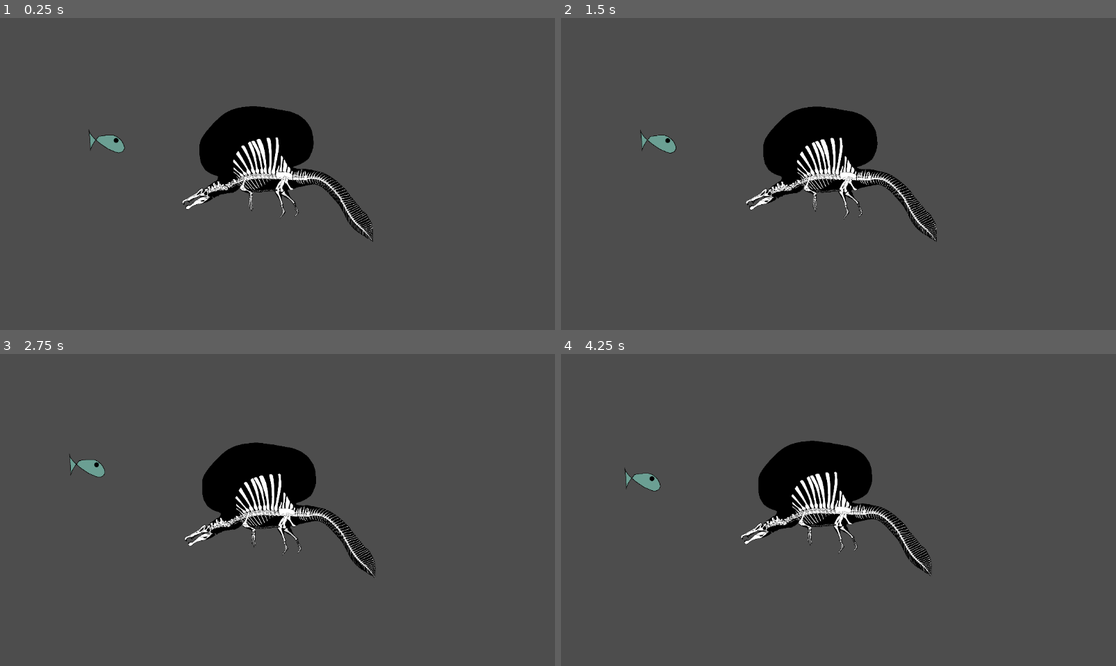
Above: before the commit, frames 1-4 (two rows, left to right).
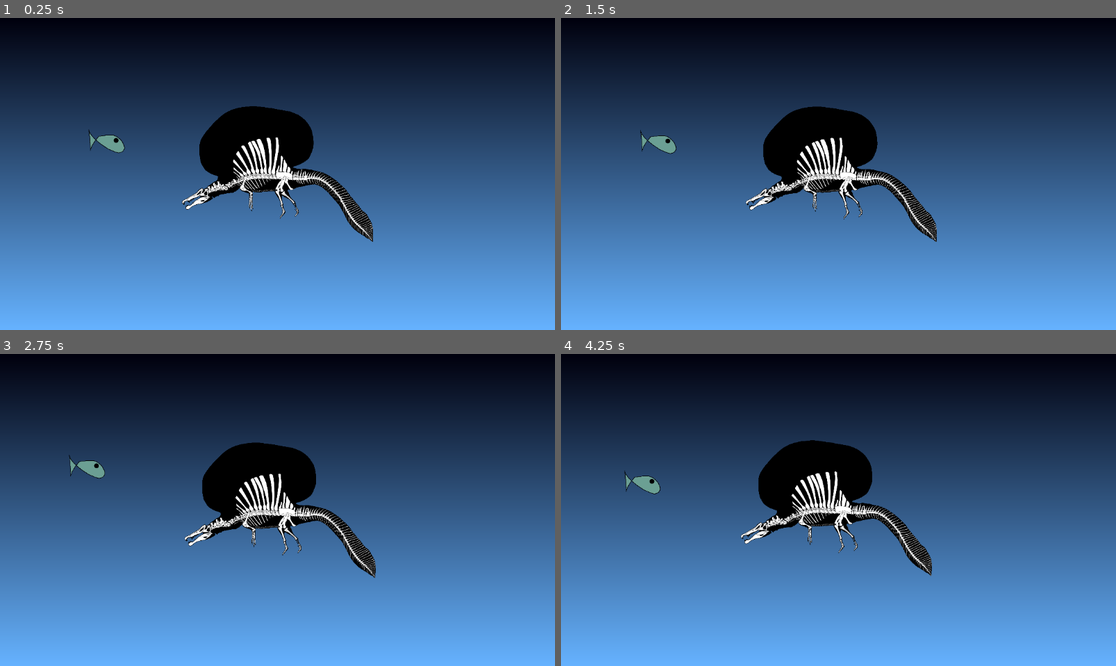
Above: after the commit, the same moments.

Repository: Chreld/BalloonSpinosaurous
Game: Godot game, scene res://playerMovements.tscn
Same seed, same stepped clock (60 frames per second), same inputs: the game is played once before the commit and once after it.
Inputs:
- Up to frame 1 (0.25 s): no input
- Up to frame 2 (1.5 s): tap Enter at 0.5 s; hold Right (ui_right) 0.53-1.28 s; hold Down (ui_down) from 1.28 s (still down)
- Up to frame 3 (2.75 s): release Down (ui_down) at 2.03 s; hold Right (ui_right) from 2.03 s (still down)
- Up to frame 4 (4.25 s): release Right (ui_right) at 2.78 s; hold Up (ui_up) 2.78-3.53 s; hold Left (ui_left) from 3.53 s (still down)

The runs differ from the first frame. In frame 1, 94% of the frame differs, in the area x 0-100%, y 0-100%; in frame 2, 94%; in frame 3, 95%; in frame 4, 95%.

Commit message:
Added sky to space background

Diff:
--- /dev/null
+++ b/backgroundShader.gdshader
@@ -0,0 +1,9 @@
+shader_type canvas_item;
+
+uniform vec4 bottom_color = vec4(0.4, 0.7, 1.0, 1.0); // ground
+uniform vec4 top_color = vec4(0.0, 0.0, 0.05, 1.0); // space
+
+void fragment() {
+    float t = SCREEN_UV.y;
+    COLOR = mix(top_color, bottom_color, t);
+}
--- /dev/null
+++ b/color_rect.gd
@@ -0,0 +1,16 @@
+extends ColorRect
+
+@export var max_height : float = 5000  # max height of your balloon
+@export var colors := [Color(0.0, 0.0, 0.2),  # dark blue at ground
+					   Color(0.4, 0.7, 1.0),  # lighter "thin air"
+					   Color(0.05, 0.05, 0.1)]  # very dark space
+
+func _process(delta):
+	var player = get_node("/root/MainScene/Player")  # adjust path
+	var t = clamp(player.global_position.y / max_height, 0, 1)
+
+	# Split the gradient into two segments
+	if t < 0.5:
+		color = colors[0].lerp(colors[1], t / 0.5)  # bottom to middle
+	else:
+		color = colors[1].lerp(colors[2], (t - 0.5) / 0.5)  # middle to top
--- a/player.gd
+++ b/player.gd
@@ -3,7 +3,7 @@
 @export var acceleration: float = 300.0
 @export var max_speed: float = 150.0
 @export var friction: float = 200.0
-@export var buoyancy: float = 50.0  # how strong the natural upward drift is
+@export var buoyancy: float = 100.0  # how strong the natural upward drift is
 
 func _physics_process(delta):
 	var input_dir = Vector2.ZERO
@@ -16,9 +16,9 @@
 
 	# Vertical control
 	if Input.is_action_pressed("ui_down"):
-		input_dir.y += 1   # vent gas = sink
+		input_dir.y += 1
 	elif Input.is_action_pressed("ui_up"):
-		input_dir.y -= 1   # extra lift (like releasing ballast)
+		input_dir.y -= 1
 
 	# Apply buoyancy (natural upward drift) when NOT pressing down
 	if not Input.is_action_pressed("ui_down"):
--- a/playerMovements.tscn
+++ b/playerMovements.tscn
@@ -1,25 +1,48 @@
-[gd_scene load_steps=4 format=3 uid="uid://d4hj25sgyhk2m"]
+[gd_scene load_steps=7 format=3 uid="uid://d4hj25sgyhk2m"]
 
 [ext_resource type="Script" uid="uid://b16p4li4y7sca" path="res://player.gd" id="1_1g7ti"]
 [ext_resource type="Texture2D" uid="uid://bqjvf5jb5mt50" path="res://Sprites/SpinoPlayer.png" id="2_gvbdf"]
 [ext_resource type="Texture2D" uid="uid://qlk1uhcxmyi7" path="res://Sprites/fish_test.png" id="3_ftglr"]
+[ext_resource type="Script" uid="uid://b3r2h41k35tp6" path="res://sky.gd" id="4_3arrq"]
+[ext_resource type="Shader" uid="uid://fvd7tboc1aor" path="res://backgroundShader.gdshader" id="5_jesyq"]
 
-[node name="World2D" type="Node2D"]
+[sub_resource type="ShaderMaterial" id="ShaderMaterial_7k3ui"]
+shader = ExtResource("5_jesyq")
+shader_parameter/bottom_color = Vector4(0.4, 0.7, 1, 1)
+shader_parameter/top_color = Vector4(0, 0, 0.05, 1)
+
+[node name="World" type="Node2D"]
 
 [node name="Player" type="CharacterBody2D" parent="."]
 script = ExtResource("1_1g7ti")
 
-[node name="Sprite2D" type="Sprite2D" parent="Player"]
+[node name="Sprite" type="Sprite2D" parent="Player"]
 texture = ExtResource("2_gvbdf")
 
-[node name="CollisionPolygon2D" type="CollisionPolygon2D" parent="Player"]
+[node name="CollisionPolygon" type="CollisionPolygon2D" parent="Player"]
 build_mode = 1
 polygon = PackedVector2Array(-773, 279, -745, 313, -320, 148, -254, 169, -246, 279, -214, 325, -187, 293, -189, 164, -3 …(341 unchanged characters)…
 
-[node name="Camera2D" type="Camera2D" parent="Player"]
+[node name="Camera" type="Camera2D" parent="Player"]
 zoom = Vector2(0.25, 0.25)
 position_smoothing_enabled = true
 
-[node name="Sprite2D" type="Sprite2D" parent="."]
+[node name="Sprite" type="Sprite2D" parent="."]
 position = Vector2(-1399, -246)
 texture = ExtResource("3_ftglr")
+
+[node name="CanvasLayer" type="CanvasLayer" parent="."]
+layer = -1
+
+[node name="Sky" type="Node2D" parent="CanvasLayer"]
+script = ExtResource("4_3arrq")
+
+[node name="Background" type="ColorRect" parent="CanvasLayer/Sky"]
+material = SubResource("ShaderMaterial_7k3ui")
+offset_left = -2510.0
+offset_top = -8681.0
+offset_right = 2490.0
+offset_bottom = 6934.0
+mouse_filter = 2
+
+[node name="Clouds" type="Node2D" parent="CanvasLayer/Sky"]
--- /dev/null
+++ b/sky.gd
@@ -0,0 +1,17 @@
+extends Node2D
+
+@export var max_height : float = 5000
+
+func _process(delta):
+	var players = get_tree().get_nodes_in_group("player")
+	if players.size() == 0:
+		return
+	var player = players[0]
+
+	# t = 0 at ground, 1 at max_height
+	var t = clamp(player.global_position.y / max_height, 0, 1)
+
+	# Interpolate colors based on player height
+
+	# Apply to shader
+	var bg_mat = $Background.material
Not shown, added: backgroundShader.gdshader.uid
Not shown, added: color_rect.gd.uid
Not shown, added: sky.gd.uid
